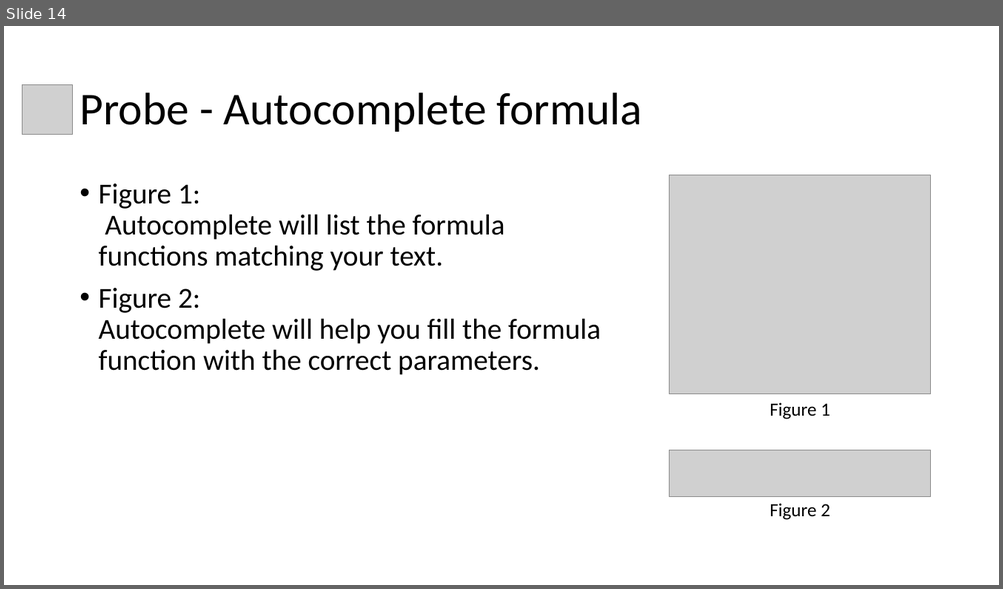
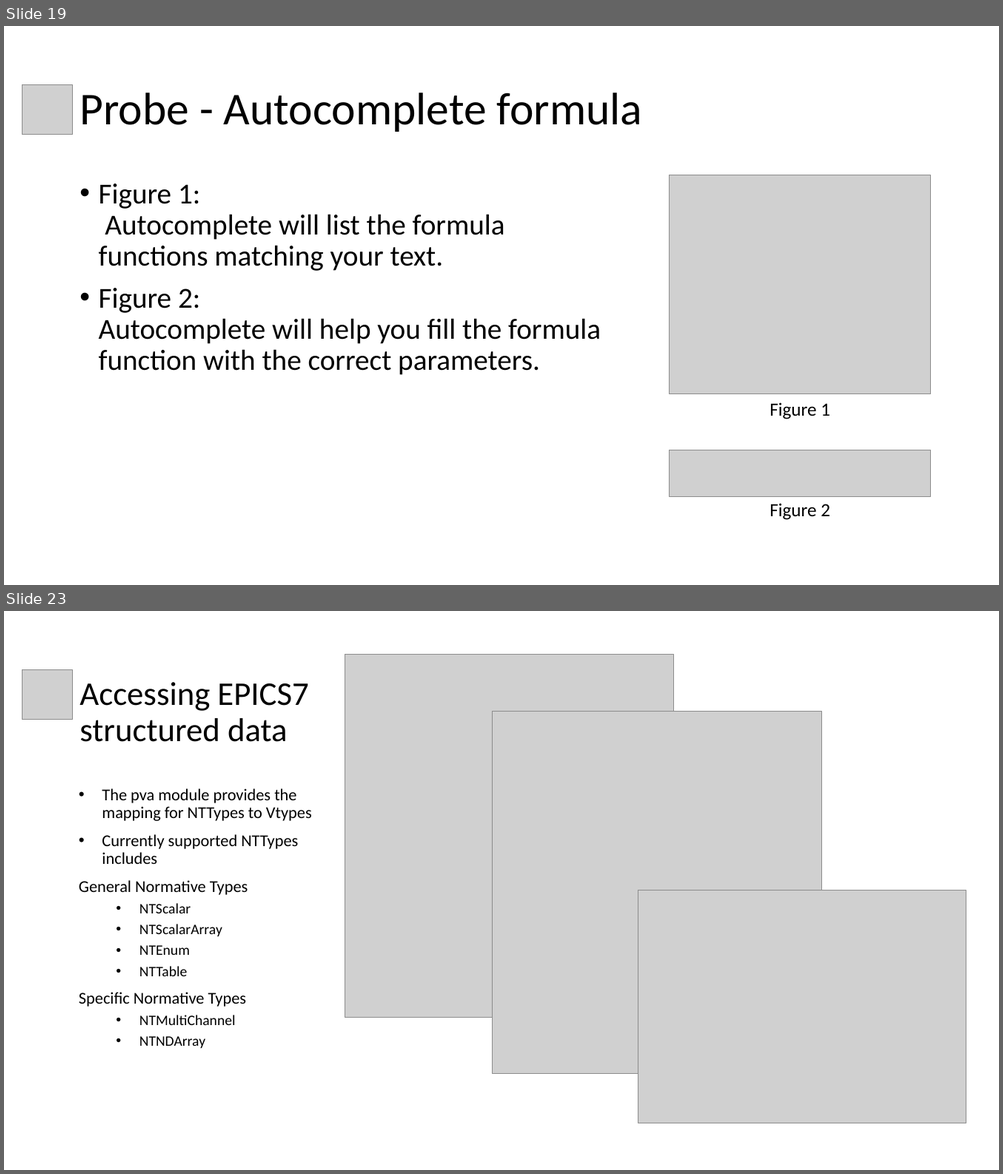
Before and after one commit to shroffk/cs-studio-training, a slide deck: presentations/1 CS-Studio - Probe.pptx. Shown one above the other, each under a label of ours: slide 14 before the commit, slides 19 and 23 after it; the slides between them are not shown. The pictures are 1003x589 and 1003x1174 pixels, drawn with LibreOffice and Linux fonts; fonts in the diff are those of the drawing; grey boxes stand for pictures. Boxes give left, top, right and bottom in pixels: in the first picture for what was removed or moved away, otherwise in the second. Text is boxed around its words. In the diff, an @@ line names an element or a change of style, - is before the commit and + after.

```diff
--- a/presentations/1 CS-Studio - Probe.pptx
+++ b/presentations/1 CS-Studio - Probe.pptx
@@ slide 23 added at bbox=[4, 611, 999, 1170], background #FFFFFF @@
@@ picture added at bbox=[345, 654, 673, 1017] @@
@@ picture added at bbox=[22, 670, 72, 720] @@
@@ title added at bbox=[79, 682, 308, 742], 32 pt, text #000000 @@
+Accessing EPICS7 structured data
@@ picture added at bbox=[492, 711, 822, 1073] @@
@@ text added at bbox=[79, 789, 312, 1048], 16 pt, text #000000 @@
+• The pva module provides the mapping for NTTypes to Vtypes
+• Currently supported NTTypes includes
+General Normative Types
+  • NTScalar
+  • NTScalarArray
+  • NTEnum
+  • NTTable
+Specific Normative Types
+  • NTMultiChannel
+  • NTNDArray
@@ picture added at bbox=[638, 890, 966, 1124] @@
@@ what was slide 14 is now slide 19 @@
```
Also in this commit, not shown: 1 slide changed, 10 other slides added, 24 other files.
